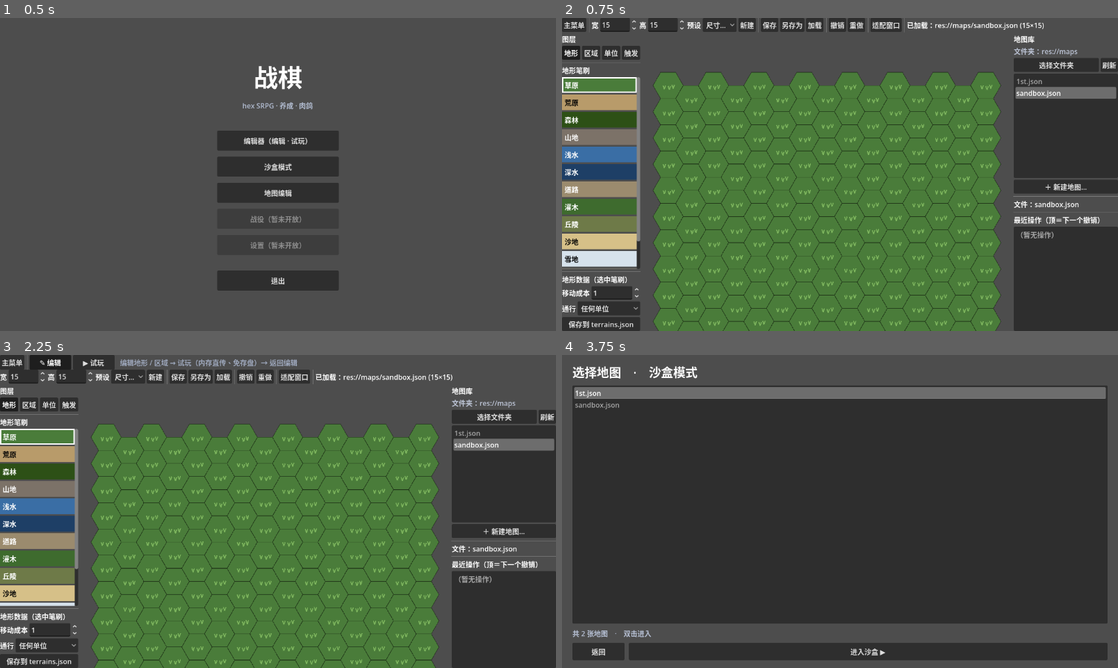
Above: before the commit, frames 1-4 (two rows, left to right).
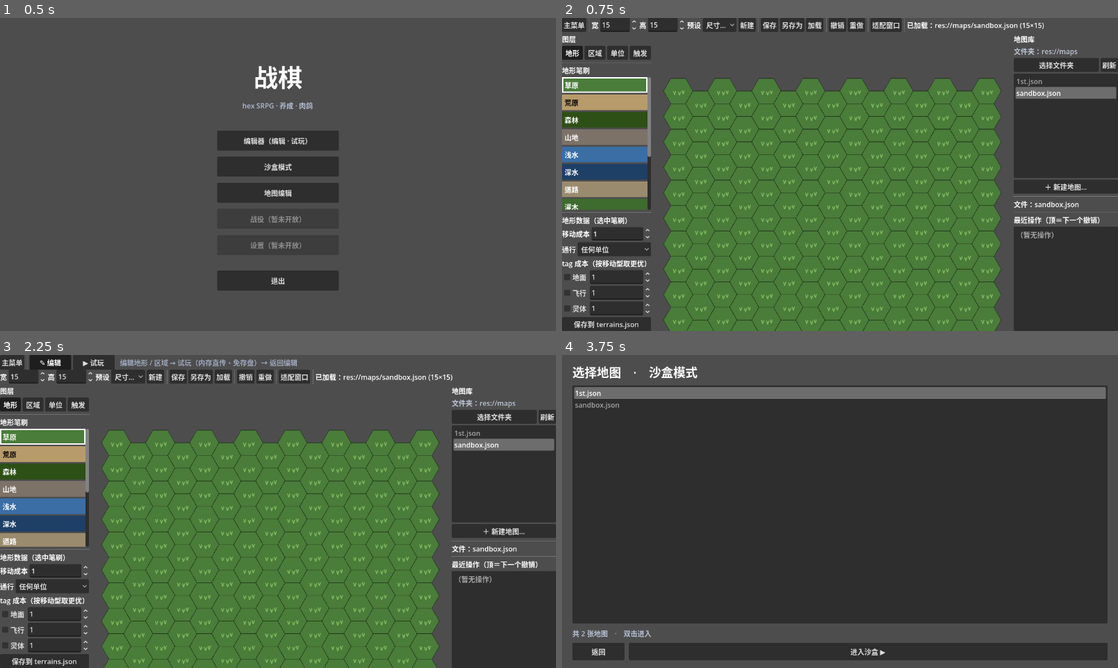
Above: after the commit, the same moments.

Repository: PileErico/SRPG
Game: Godot game, scene res://StartMenu.tscn
Same seed, same stepped clock (60 frames per second), same inputs: the game is played once before the commit and once after it.
Inputs:
- Up to frame 1 (0.5 s): no input
- Up to frame 2 (0.75 s): click "地图编辑" at 0.5 s
- Up to frame 3 (2.25 s): click "主菜单" at 1.25 s; click "编辑器（编辑 · 试玩）" at 2 s
- Up to frame 4 (3.75 s): click "主菜单" at 2.75 s; click "沙盒模式" at 3.5 s

Frame 1 is identical in both runs. In frame 2, 16% of the frame differs, in the area x 0-79%, y 8-100%; in frame 3, 15%; in frame 4, nothing differs.

Commit message:
feat(editor): 地形 tag_cost 编辑 + 合并规划文档校准（供新窗口接手）
- MapEditor 地形数据区加「tag 成本」3 行（地面/飞行/灵体，启用 CheckBox + 成本 SpinBox）
  → 改 move.tag_cost（不勾＝移除键，如森林 flying→1）；headless 验证启用/改/取消/回读
- 文档校准（用户要求，避免新窗口接收错误信息）：
  顶部加当前进度总览；阶段3 标题改「全落地」；schema 草案 spawn_unit 改真实实参
  (proto_id/faction/col/row)；决策 E 标已锁、C 暂缓、D 进行中；风险已处理项标 ✅

Co-Authored-By: Claude Opus 4.8 (1M context) <noreply@anthropic.com>

Diff:
--- a/MapEditor.gd
+++ b/MapEditor.gd
@@ -107,6 +107,8 @@
 var _terr_pass_opt: OptionButton
 var _terr_pass_tag_row: HBoxContainer   # 通行=限定tag 时显示的勾选行
 var _terr_pass_checks := {}             # tag → CheckBox
+var _terr_tagcost_checks := {}          # tag_cost：tag → 启用 CheckBox
+var _terr_tagcost_spins := {}           # tag_cost：tag → 成本 SpinBox
 var _terr_data_loading := false
 var _terrain_panel: Control            # 地形笔刷区（当前层=地形时显示）
 var _region_panel: Control             # 区域工具区（当前层=区域时显示）
@@ -444,6 +446,26 @@
 		_terr_pass_checks[str(pair[0])] = cb
 	_terr_pass_tag_row.visible = false
 	box.add_child(_terr_pass_tag_row)
+	# tag_cost：按移动型覆盖移动成本（勾启用 + 成本；如森林 flying→1）。不勾＝用基础 cost。
+	box.add_child(_make_label("tag 成本（按移动型取更优）"))
+	_terr_tagcost_checks = {}
+	_terr_tagcost_spins = {}
+	for pair in PASS_TAGS:
+		var row := HBoxContainer.new()
+		var cb := CheckBox.new()
+		cb.text = str(pair[1])
+		cb.toggled.connect(func(_on: bool): _on_terr_tagcost_changed())
+		row.add_child(cb)
+		var sp := SpinBox.new()
+		sp.min_value = 0
+		sp.max_value = 9
+		sp.value = 1
+		sp.size_flags_horizontal = Control.SIZE_EXPAND_FILL
+		sp.value_changed.connect(func(_v: float): _on_terr_tagcost_changed())
+		row.add_child(sp)
+		_terr_tagcost_checks[str(pair[0])] = cb
+		_terr_tagcost_spins[str(pair[0])] = sp
+		box.add_child(row)
 	var save_b := Button.new()
 	save_b.text = "保存到 terrains.json"
 	save_b.tooltip_text = "把改过的地形战斗属性写回 terrains.json（影响所有地图；编辑器与战斗共用同一份）"
@@ -472,6 +494,14 @@
 		_terr_pass_tag_row.visible = true
 		for pair in PASS_TAGS:
 			_terr_pass_checks[str(pair[0])].button_pressed = (typeof(pb) == TYPE_ARRAY and pb.has(str(pair[0])))
+	# tag_cost 行：勾选并填入有覆盖的 tag
+	var tc = mv.get("tag_cost", {})
+	for pair in PASS_TAGS:
+		var tag := str(pair[0])
+		var has_tc: bool = typeof(tc) == TYPE_DICTIONARY and tc.has(tag)
+		_terr_tagcost_checks[tag].button_pressed = has_tc
+		if has_tc:
+			_terr_tagcost_spins[tag].value = int(tc[tag])
 	_terr_data_loading = false
 
 # 取选中笔刷的 move 块（live 引用，没有则建）
@@ -522,6 +552,22 @@
 			arr.append(str(pair[0]))
 	_terr_move()["passable_by"] = arr
 	set_status("「%s」通行=限定[%s]（点保存写回）" % [str(PALETTE[brush_index].label), ", ".join(arr)])
+
+# tag_cost 勾选 / 成本变化 → 从勾选的 tag 重建 move.tag_cost（空则移除该键）
+func _on_terr_tagcost_changed() -> void:
+	if _terr_data_loading or brush_index < 0 or brush_index >= PALETTE.size():
+		return
+	var tc := {}
+	for pair in PASS_TAGS:
+		var tag := str(pair[0])
+		if _terr_tagcost_checks[tag].button_pressed:
+			tc[tag] = int(_terr_tagcost_spins[tag].value)
+	var mv := _terr_move()
+	if tc.is_empty():
+		mv.erase("tag_cost")
+	else:
+		mv["tag_cost"] = tc
+	set_status("「%s」tag 成本已改（点保存写回）" % str(PALETTE[brush_index].label))
 
 func _on_save_terrain_data() -> void:
 	if TerrainDB.save():
Not shown, changed: docs/实现现状.md
Not shown, changed: docs/编辑器合并规划.md
Not shown, changed: docs/路线图.md
